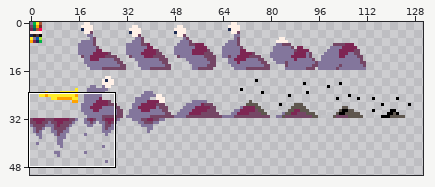
File history of a sprite sheet, art/slug16.png. Above, an overview of the earlier version with the close-up marked.
Close-up. The starting point:
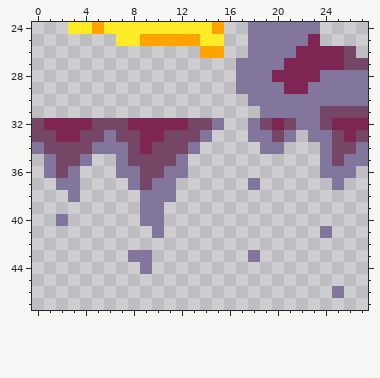
The file is 144x144 pixels. Shown: x 0..27, y 24..47. The wide view leaves out empty margins.
New version:
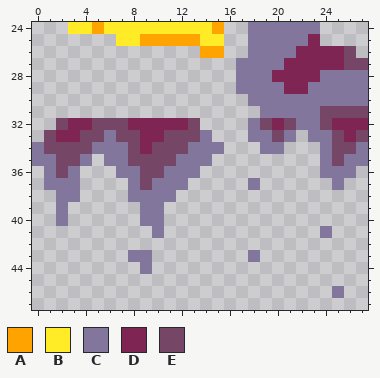
Palette (. is transparent): A #ffa300  B #ffec27  C #83769c  D #7e2553  E #754665
The edit:
The author put colour C in row 34 at x 14 to 15; in row 35 at x 0, 6 and 13 to 14; in row 36 at x 13; in row 37 at x 1 and 12; in row 38 at x 2 and 8; in row 39 at x 2.
Colour D becomes colour E in row 32 at x 2.
Colour C is gone in row 32 at x 15.
Colour D is gone in row 32 at x 1.
Colour E is gone in row 32 at x 0 and 14; in row 33 at x 0.
Where, in picture pixels (left, top, right, bottom), the same in both close-ups:
changed: (32, 118, 68, 214)
changed: (176, 118, 224, 190)
added: (104, 154, 140, 202)
